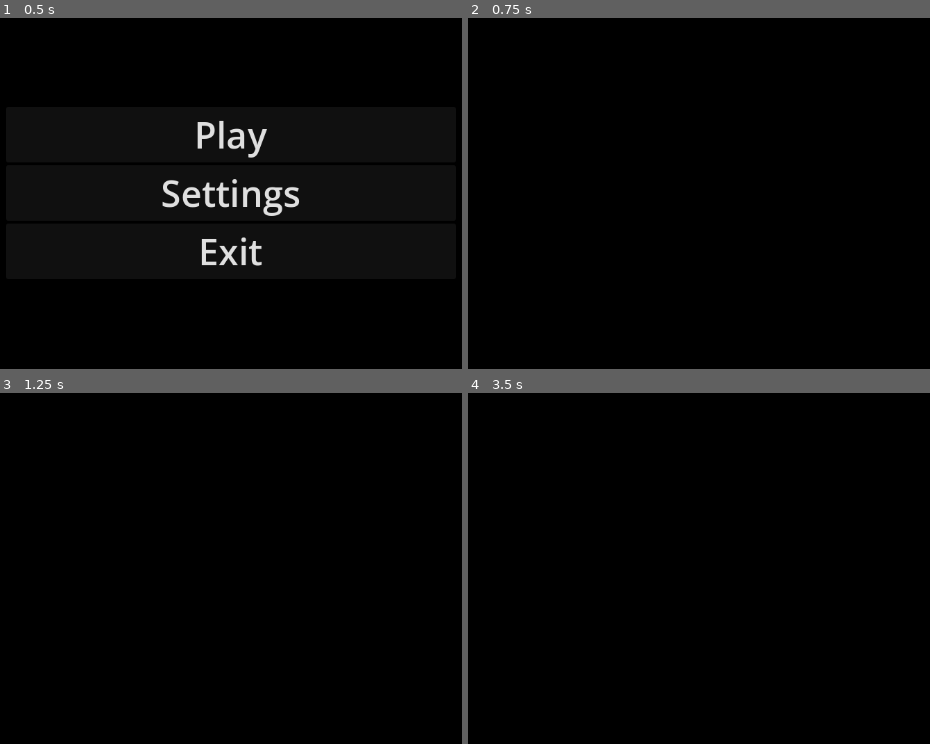
Above: before the commit, frames 1-4 (two rows, left to right).
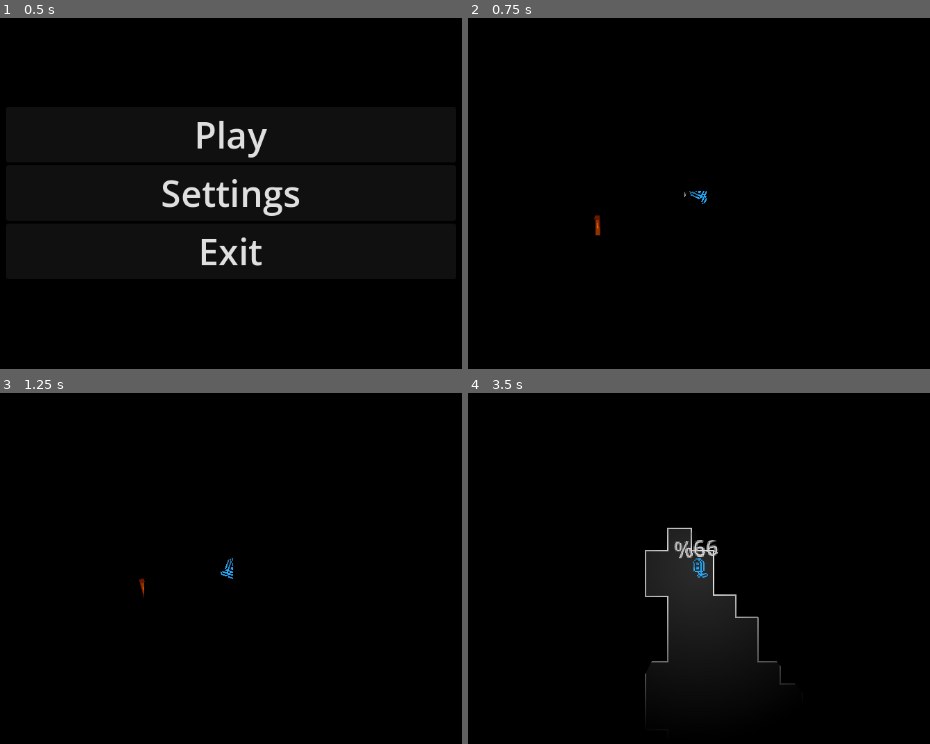
Above: after the commit, the same moments.

Repository: Ahumayed/wild-jam-81
Game: Godot game, scene res://scenes/main_menu.tscn
Same seed, same stepped clock (60 frames per second), same inputs: the game is played once before the commit and once after it. The engine's default icon, where the game draws it, is replaced by a stand-in: a white triangle on a blue panel in a dark square.
Inputs (mouse positions are in pixels of both pictures, inside the frame that each line leads up to):
- Up to frame 1 (0.5 s): no input
- Up to frame 2 (0.75 s): click "Play" at 0.5 s
- Up to frame 3 (1.25 s): no input
- Up to frame 4 (3.5 s): move the mouse to (874, 543) at 1.27 s; hold D (right) 1.28-2.03 s; tap F (grab) at 1.35, 2.85 s; move the mouse to (537, 589) at 2.02 s; hold Shift (fly_down) 2.03-2.78 s; tap V (use_item) at 2.1 s; move the mouse to (777, 470) at 2.77 s; hold D (right) from 2.78 s (still down)

Frame 1 is identical in both runs. In frame 2, 0.2% of the frame differs, in the area x 27-52%, y 49-63%; in frame 3, 0.1%; in frame 4, 4.8%, in the area x 38-71%, y 38-92%.

Commit message:
flare stuff

Diff:
--- a/scenes/cave_tile_map.tscn
+++ b/scenes/cave_tile_map.tscn
@@ -24,9 +24,6 @@
 [sub_resource type="OccluderPolygon2D" id="OccluderPolygon2D_uacia"]
 polygon = PackedVector2Array(-8, -8, 8, -8, 8, 0, -8, 0)
 
-[sub_resource type="OccluderPolygon2D" id="OccluderPolygon2D_5jxlq"]
-polygon = PackedVector2Array(0, 0, 0, -8, 8, -8, 8, 8, -8, 8, -8, 0)
-
 [sub_resource type="OccluderPolygon2D" id="OccluderPolygon2D_yk7ts"]
 polygon = PackedVector2Array(-8, 0, 0, 0, 0, 8, -8, 8)
 
@@ -35,9 +32,6 @@
 
 [sub_resource type="OccluderPolygon2D" id="OccluderPolygon2D_ghpyy"]
 polygon = PackedVector2Array(-8, -8, 0, -8, 0, 0, -8, 0)
-
-[sub_resource type="OccluderPolygon2D" id="OccluderPolygon2D_xrtyr"]
-polygon = PackedVector2Array(0, 0, 0, -8, 8, -8, 8, 8, -8, 8, -8, 0)
 
 [sub_resource type="OccluderPolygon2D" id="OccluderPolygon2D_44saj"]
 polygon = PackedVector2Array(-8, -8, 8, -8, 8, 0, 0, 0, 0, 8, -8, 8)
@@ -199,9 +193,7 @@
 7:2/0 = 0
 0:3/0 = 0
 1:3/0 = 0
-1:3/0/occlusion_layer_0/polygon_0/polygon = SubResource("OccluderPolygon2D_5jxlq")
 2:3/0 = 0
-2:3/0/occlusion_layer_0/polygon_0/polygon = SubResource("OccluderPolygon2D_xrtyr")
 3:3/0 = 0
 4:3/0 = 0
 5:3/0 = 0
@@ -251,8 +243,10 @@
 sources/1 = SubResource("TileSetAtlasSource_j5jx5")
 
 [node name="CaveTileMap" type="TileMapLayer"]
+z_index = -1
 tile_set = SubResource("TileSet_j5jx5")
 script = ExtResource("2_0we40")
+source_id = 1
 metadata/_custom_type_script = "uid://bapwa4yp3pqcq"
 
 [node name="CaveGenerator" type="Node2D" parent="."]
--- a/scenes/collectable/collectable.tscn
+++ b/scenes/collectable/collectable.tscn
@@ -16,5 +16,6 @@
 
 [node name="PointLight2D" type="PointLight2D" parent="."]
 energy = 1.5
+shadow_enabled = true
 texture = ExtResource("2_la71a")
 texture_scale = 0.5
--- a/scenes/game_world_environment.tscn
+++ b/scenes/game_world_environment.tscn
@@ -1,6 +1,8 @@
 [gd_scene load_steps=2 format=3 uid="uid://dtp7hc1rsj1wx"]
 
 [sub_resource type="Environment" id="Environment_74lek"]
+glow_enabled = true
+glow_normalized = true
 
 [node name="WorldEnvironment" type="WorldEnvironment"]
 environment = SubResource("Environment_74lek")
--- /dev/null
+++ b/scenes/item/flare_item.tscn
@@ -0,0 +1,29 @@
+[gd_scene load_steps=5 format=3 uid="uid://d35nbh261tagy"]
+
+[ext_resource type="Script" uid="uid://cuhrtn5mf2xk1" path="res://scripts/item/item.gd" id="1_gouad"]
+[ext_resource type="Texture2D" uid="uid://clgwpg842p0qf" path="res://icon.svg" id="2_h30fh"]
+[ext_resource type="Texture2D" uid="uid://b33vxll0ng1cb" path="res://assets/textures/light.png" id="3_78urh"]
+
+[sub_resource type="RectangleShape2D" id="RectangleShape2D_gouad"]
+size = Vector2(4, 18.5)
+
+[node name="FlareItem" type="RigidBody2D"]
+mass = 0.4
+script = ExtResource("1_gouad")
+metadata/_custom_type_script = "uid://cuhrtn5mf2xk1"
+
+[node name="Icon" type="Sprite2D" parent="."]
+position = Vector2(-5.96046e-08, 9.53674e-07)
+scale = Vector2(0.03125, 0.140625)
+texture = ExtResource("2_h30fh")
+
+[node name="CollisionShape2D" type="CollisionShape2D" parent="."]
+shape = SubResource("RectangleShape2D_gouad")
+
+[node name="PointLight2D" type="PointLight2D" parent="."]
+position = Vector2(0, -8)
+color = Color(1, 0.184314, 0, 1)
+energy = 2.0
+shadow_enabled = true
+texture = ExtResource("3_78urh")
+texture_scale = 2.0
--- a/scenes/test.tscn
+++ b/scenes/test.tscn
@@ -1,8 +1,8 @@
 [gd_scene load_steps=6 format=3 uid="uid://bw04hg3dbjm46"]
 
-[ext_resource type="PackedScene" uid="uid://7gxu2wuf124l" path="res://scenes/item/placeholder_item.tscn" id="3_iyx0m"]
 [ext_resource type="PackedScene" uid="uid://camqqqwadhrk" path="res://scenes/drone/drone.tscn" id="4_74lek"]
-[ext_resource type="PackedScene" uid="uid://dtp7hc1rsj1wx" path="res://scenes/game_world_environment.tscn" id="4_j5jx5"]
+[ext_resource type="PackedScene" uid="uid://d35nbh261tagy" path="res://scenes/item/flare_item.tscn" id="4_j5jx5"]
+[ext_resource type="PackedScene" uid="uid://dtp7hc1rsj1wx" path="res://scenes/game_world_environment.tscn" id="5_at5dv"]
 [ext_resource type="PackedScene" uid="uid://c27joho5gf3pm" path="res://scenes/collectable/collectable.tscn" id="5_j5jx5"]
 [ext_resource type="PackedScene" uid="uid://tixhp8xqbeqw" path="res://scenes/cave_tile_map.tscn" id="5_lpvoh"]
 
@@ -23,19 +23,9 @@
 outer_radius = 10.0
 inner_radius = 5.0
 
-[node name="PlaceholderItem" parent="." instance=ExtResource("3_iyx0m")]
-position = Vector2(237, 228)
-
-[node name="PlaceholderItem2" parent="." instance=ExtResource("3_iyx0m")]
-position = Vector2(260, 92)
-mass = 2.0
-
-[node name="PlaceholderItem3" parent="." instance=ExtResource("3_iyx0m")]
-position = Vector2(56, 158)
-mass = 10.0
+[node name="FlareItem" parent="." instance=ExtResource("4_j5jx5")]
+position = Vector2(110, 95)
 
 [node name="CaveTileMap" parent="." instance=ExtResource("5_lpvoh")]
 
-[node name="WorldEnvironment" parent="." instance=ExtResource("4_j5jx5")]
-
-[editable path="CaveTileMap"]
+[node name="WorldEnvironment" parent="." instance=ExtResource("5_at5dv")]
--- a/scripts/cave_generation/cave_tilemap.gd
+++ b/scripts/cave_generation/cave_tilemap.gd
@@ -1,7 +1,7 @@
 class_name CaveTileMap
 extends TileMapLayer
 
-@export var cave_tile_atlas_coords: Vector2i
+@export var cave_background_tile := Vector2i(0, 3)
 @export var source_id: int = 0
 @export var gem_count: int = 4
 
@@ -25,6 +25,9 @@
 
 	set_cells_terrain_connect(walls, 0, 0)
 
+	for cell in cave.room.cells:
+		set_cell(cell, source_id, cave_background_tile)
+
 	# for i in range(gem_count):
 	# 	var j: int = (cave.room.walls.size() - 1) / (i + 1)
 	# 	var wall: Vector2i = cave.room.walls.find(j)
Binary file changed: assets/textures/temp_tileset.png
Not shown: 1 places in scenes/cave_tile_map.tscn that only renumber resources
